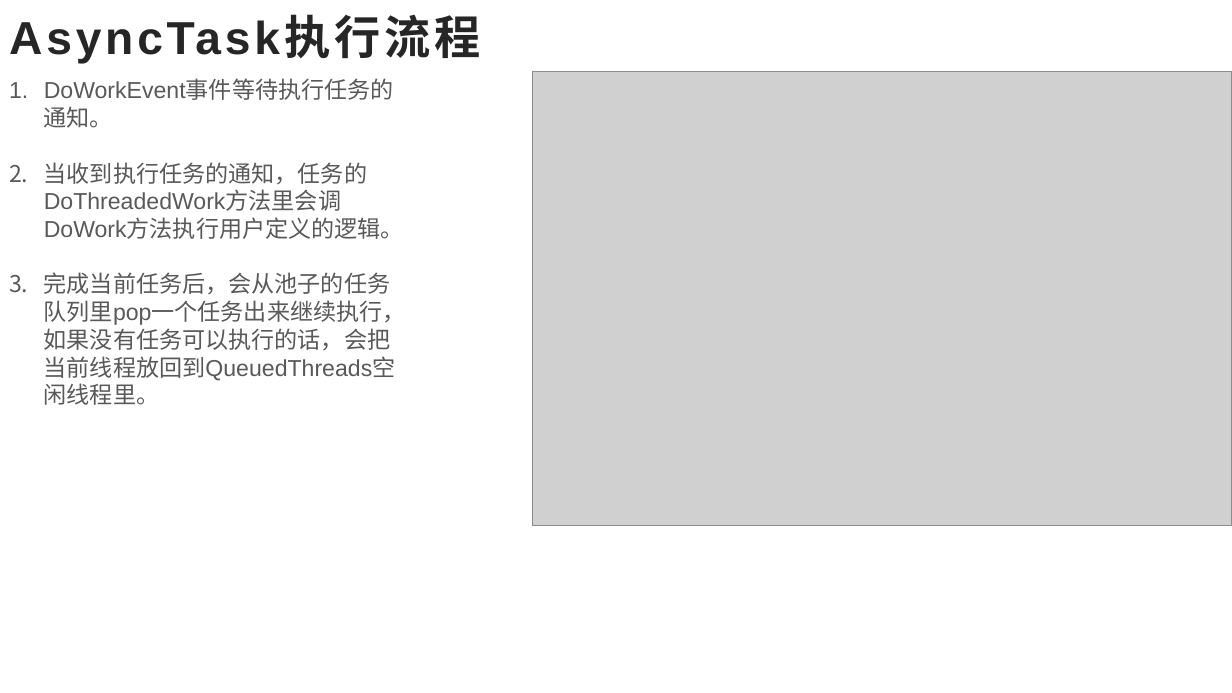
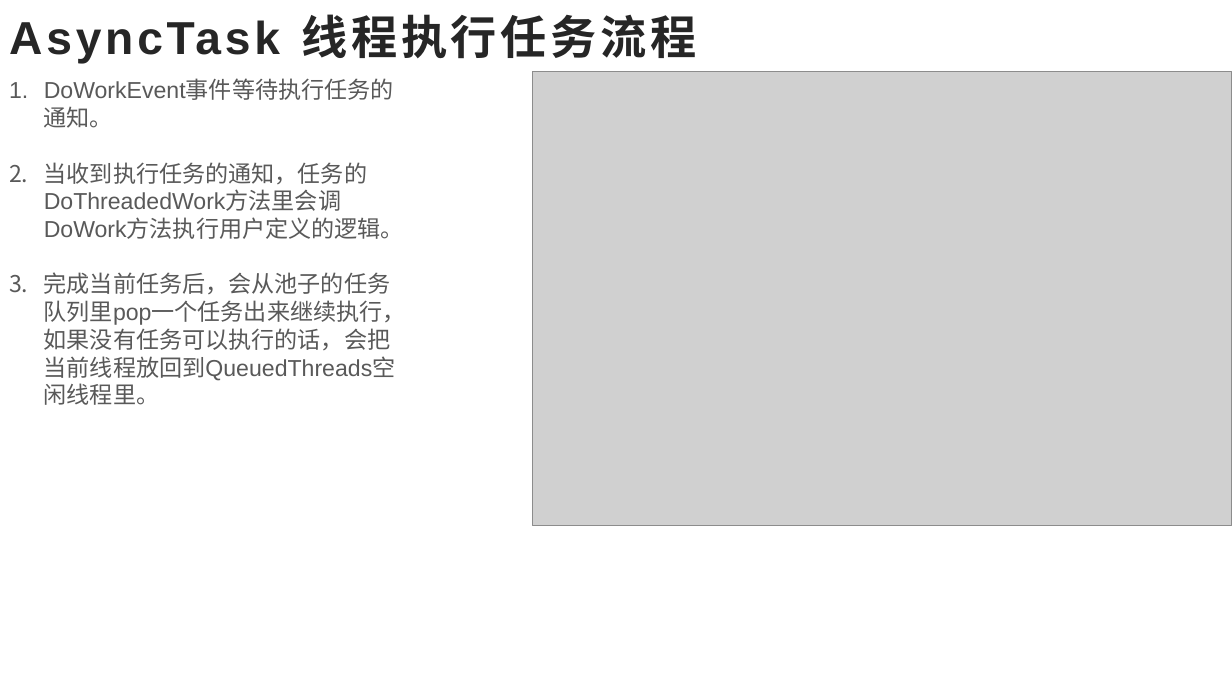
Before and after one commit to ZLam/LearnUE4, a slide deck: slide 15 of MultiThread/PPT/UE4_多线程.pptx. Drawn at 1232x693 pixels with LibreOffice and Linux fonts; fonts in the diff are those of the drawing; grey boxes stand for pictures. Boxes give left, top, right and bottom in pixels: in the first picture for what was removed or moved away, otherwise in the second. Text is boxed around its words. In the diff, an @@ line names an element or a change of style, - is before the commit and + after.

```diff
--- a/MultiThread/PPT/UE4_多线程.pptx
+++ b/MultiThread/PPT/UE4_多线程.pptx
@@ title at (x1=9, y1=14, x2=697, y2=63): text changed @@
-AsyncTask执行流程
+AsyncTask 线程执行任务流程
```
Also in this commit, not shown: 14 other slides changed, 1 slide added, 1 slide removed, 1 other file.
